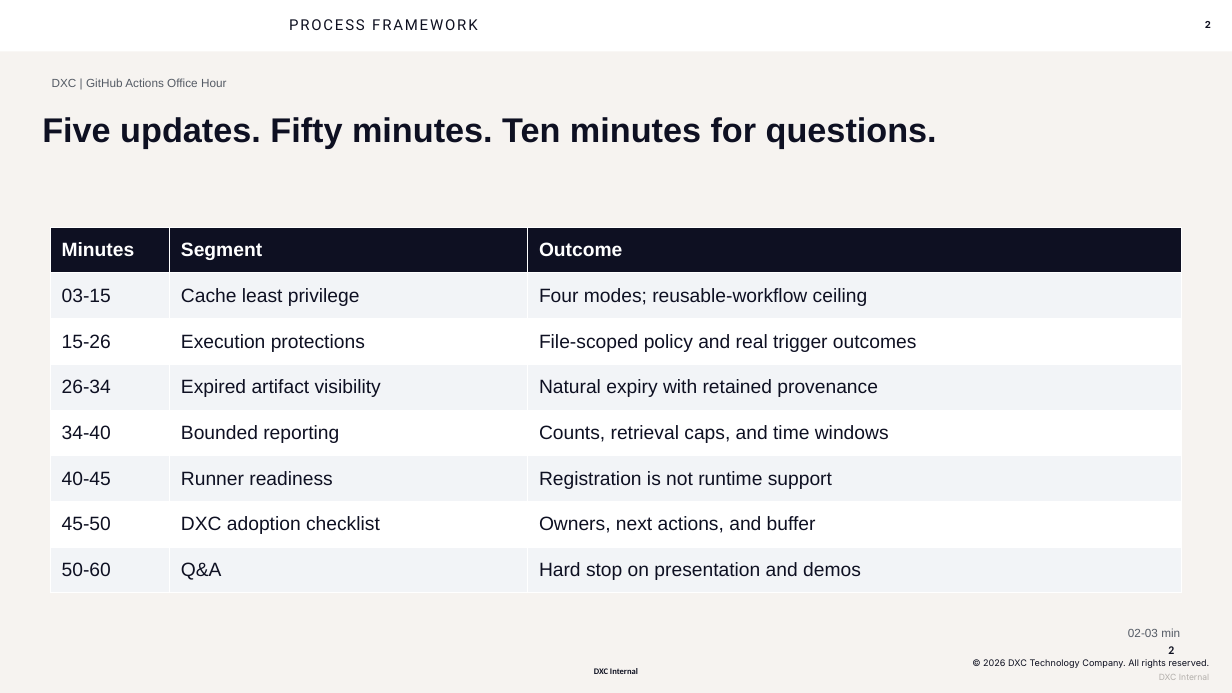
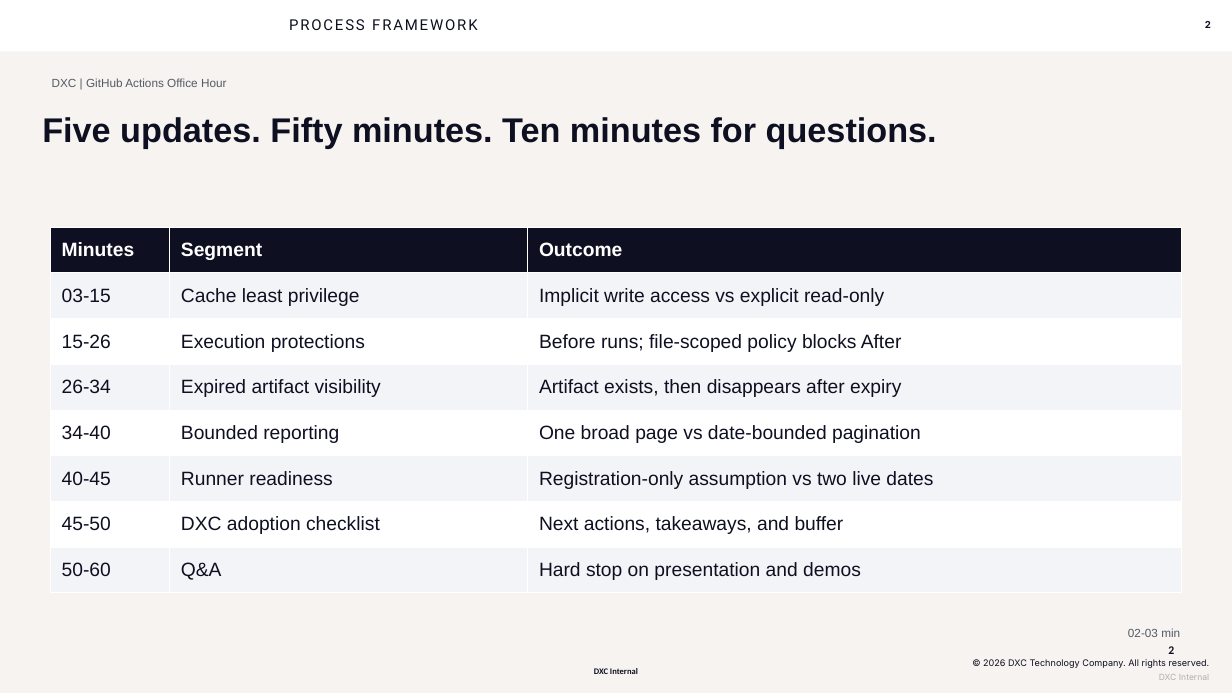
Before and after one commit to seandorsett/dxc-actions-office-hour, a slide deck: slide 2 of outputs/slides/dxc-actions-office-hour-2026-10-13.pptx. Drawn at 1232x693 pixels with LibreOffice and Linux fonts; fonts in the diff are those of the drawing; background and template pictures are left out. Boxes give left, top, right and bottom in pixels: in the first picture for what was removed or moved away, otherwise in the second. Text is boxed around its words. In the diff, an @@ line names an element or a change of style, - is before the commit and + after.

```diff
--- a/outputs/slides/dxc-actions-office-hour-2026-10-13.pptx
+++ b/outputs/slides/dxc-actions-office-hour-2026-10-13.pptx
@@ table at (x1=50, y1=227, x2=1182, y2=593) @@
-row 2, column 3: Four modes; reusable-workflow ceiling
+row 2, column 3: Implicit write access vs explicit read-only
-row 3, column 3: File-scoped policy and real trigger outcomes
+row 3, column 3: Before runs; file-scoped policy blocks After
-row 4, column 3: Natural expiry with retained provenance
+row 4, column 3: Artifact exists, then disappears after expiry
-row 5, column 3: Counts, retrieval caps, and time windows
+row 5, column 3: One broad page vs date-bounded pagination
-row 6, column 3: Registration is not runtime support
+row 6, column 3: Registration-only assumption vs two live dates
-row 7, column 3: Owners, next actions, and buffer
+row 7, column 3: Next actions, takeaways, and buffer
```
Also in this commit, not shown: 13 other slides changed, 33 other files.
